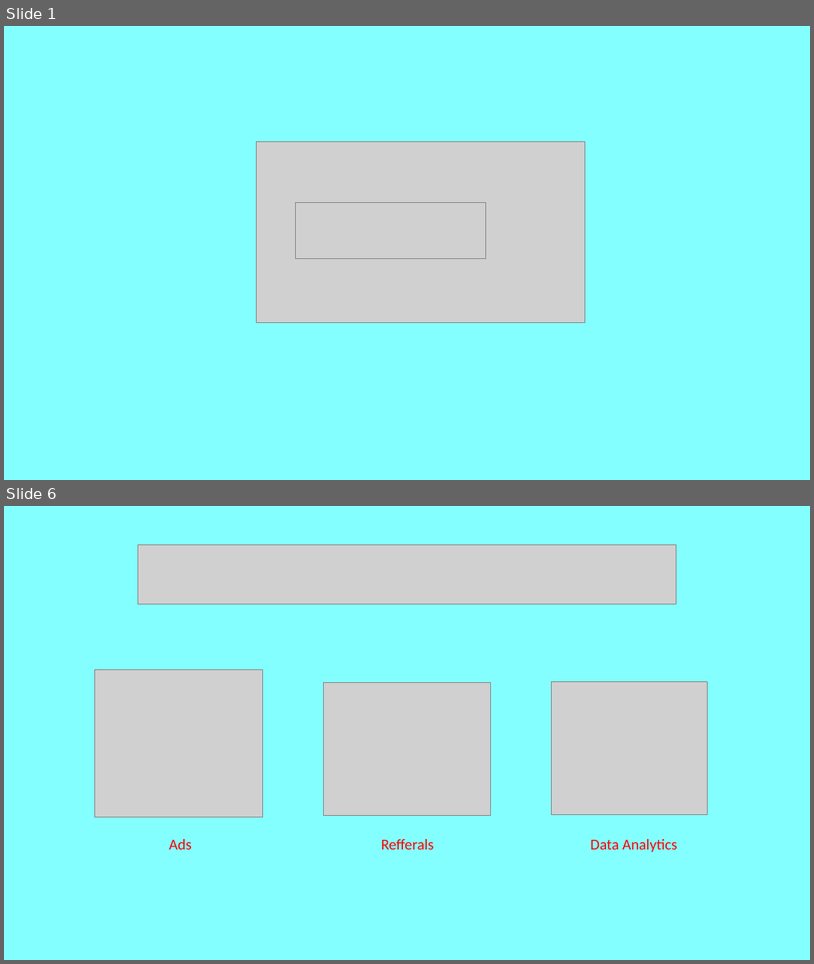
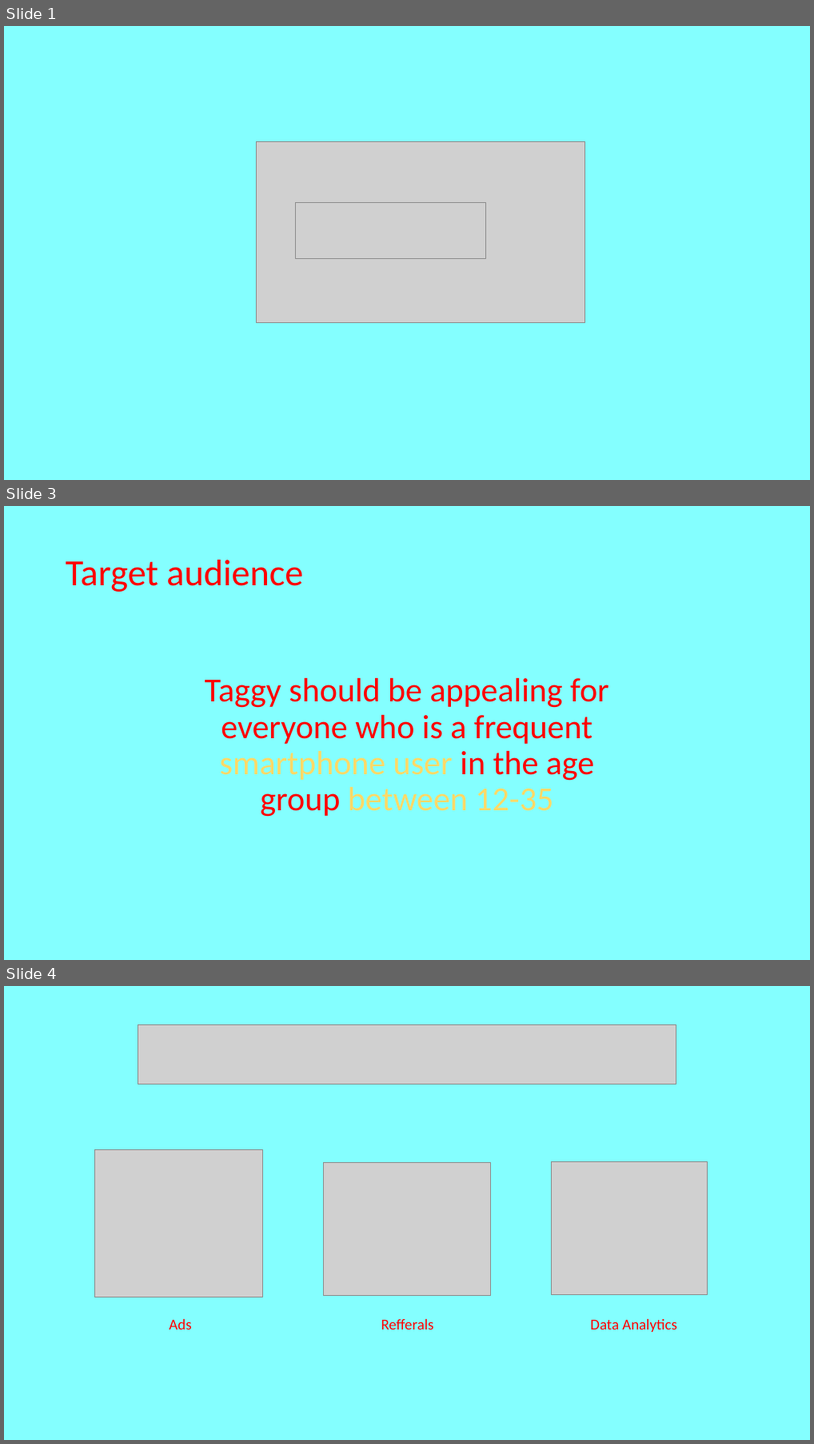
Before and after one commit to Samuraitje/Final-Project, a slide deck: Taggy.pptx. Shown one above the other, each under a label of ours: slides 1 and 6 before the commit, slides 1, 3 and 4 after it; the slides between them are not shown. The pictures are 814x964 and 814x1444 pixels, drawn with LibreOffice and Linux fonts; fonts in the diff are those of the drawing; grey boxes stand for pictures. Boxes give left, top, right and bottom in pixels: in the first picture for what was removed or moved away, otherwise in the second. Text is boxed around its words. In the diff, an @@ line names an element or a change of style, - is before the commit and + after.

```diff
--- a/Taggy.pptx
+++ b/Taggy.pptx
@@ slide 3 added at [4,506,810,960], background #84FFFF @@
@@ title added at [66,560,303,592], 44 pt, text #FF0000 @@
+Target audience
@@ text added at [205,678,610,816], 40 pt, text #FF0000 @@
+Taggy should be appealing for everyone who is a frequent smartphone user in the age group between 12-35
@@ what was slide 6 is now slide 4 @@
```
Also in this commit, not shown: 6 other slides added, 31 other files.
